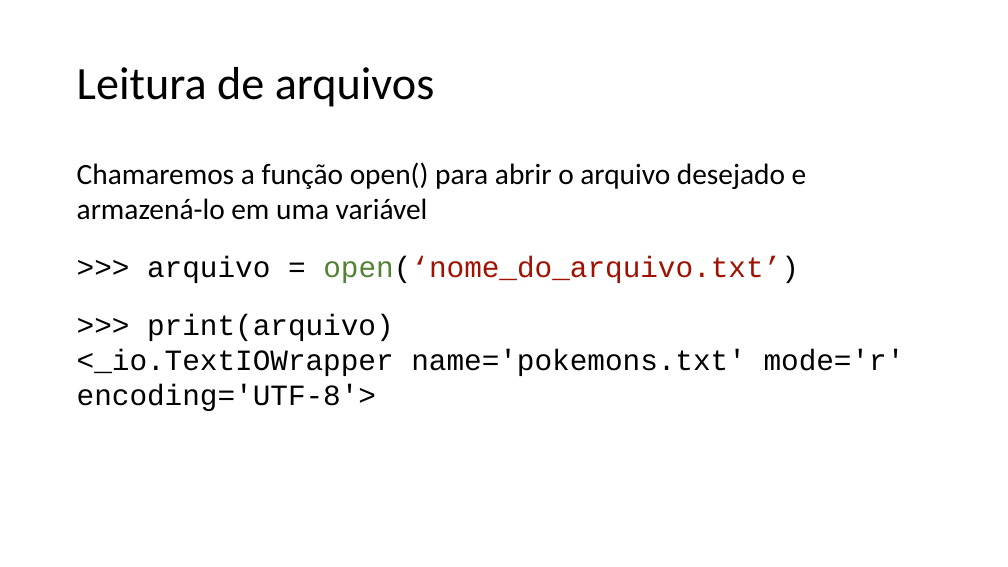
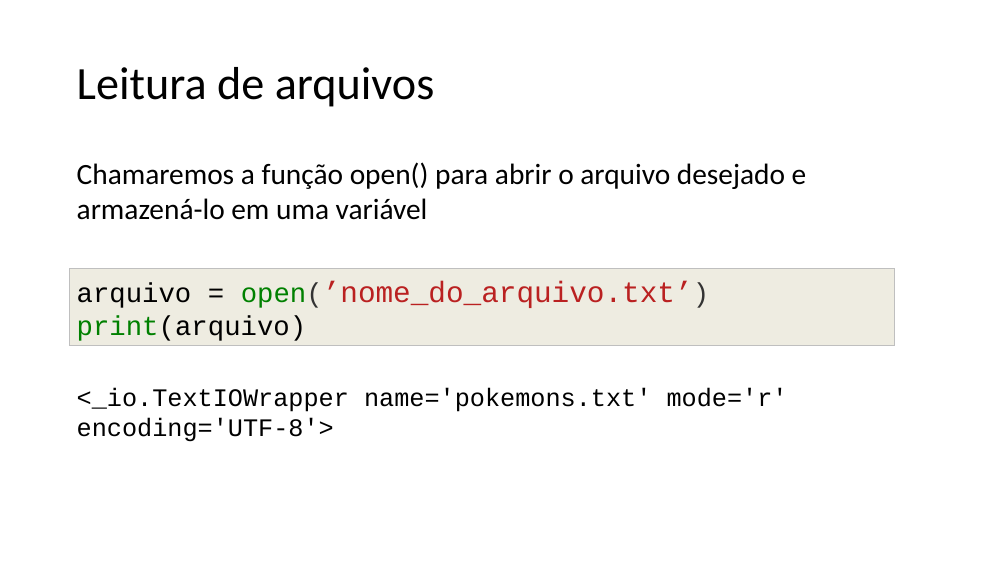
Before and after one commit to lidimayra/basic-stats, a slide deck: slide 6 of presentation.pptx. Drawn at 1008x567 pixels with LibreOffice and Linux fonts; fonts in the diff are those of the drawing. Boxes give left, top, right and bottom in pixels: in the first picture for what was removed or moved away, otherwise in the second. Text is boxed around its words. In the diff, an @@ line names an element or a change of style, - is before the commit and + after.

```diff
--- a/presentation.pptx
+++ b/presentation.pptx
@@ rectangle added at box(70, 269, 895, 346), fill #EEECE1, outline #BFBFBF 0.75 pt, 26 pt, text #BA2121 @@
+arquivo = open(’nome_do_arquivo.txt’)
+print(arquivo)
@@ text at box(77, 256, 905, 411): paragraphs removed @@
->>> arquivo = open(‘nome_do_arquivo.txt’)
->>> print(arquivo)
-<_io.TextIOWrapper name='pokemons.txt' mode='r' encoding='UTF-8'>
@@ text added at box(77, 387, 788, 442), 24 pt, text #000000 @@
+<_io.TextIOWrapper name='pokemons.txt' mode='r' encoding='UTF-8'>
```
Also in this commit, not shown: 19 other slides changed.
